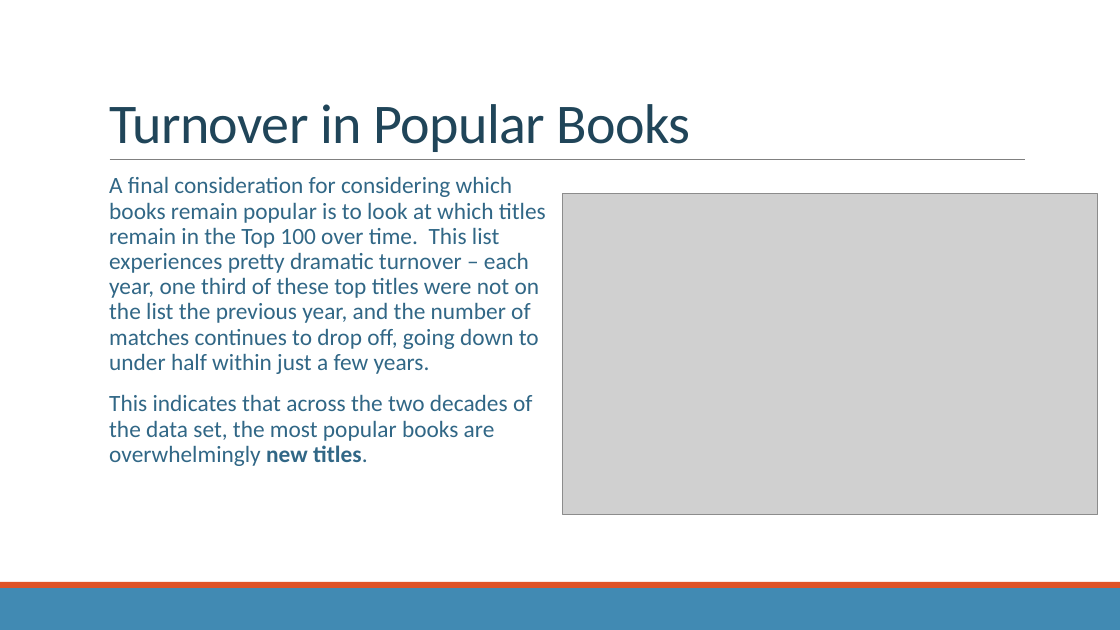
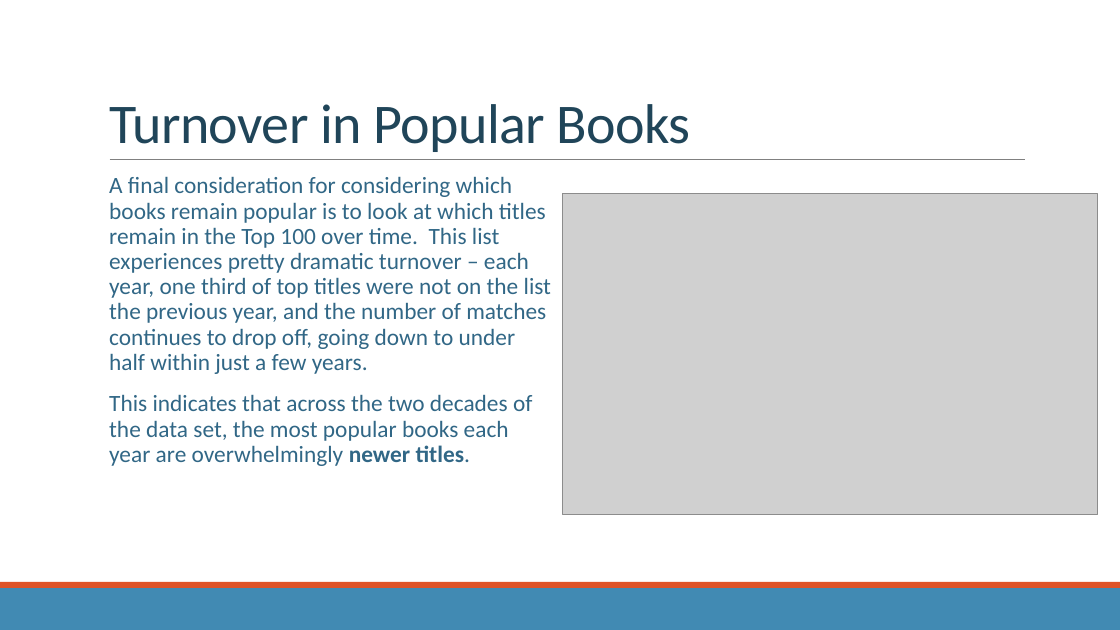
Before and after one commit to rm-pearson/NSS-capstone, a slide deck: slide 8 of presentation draft.pptx. Drawn at 1120x630 pixels with LibreOffice and Linux fonts; fonts in the diff are those of the drawing; grey boxes stand for pictures. Boxes give left, top, right and bottom in pixels: in the first picture for what was removed or moved away, otherwise in the second. Text is boxed around its words. In the diff, an @@ line names an element or a change of style, - is before the commit and + after.

```diff
--- a/presentation draft.pptx
+++ b/presentation draft.pptx
@@ text at (109,176,551,466): text changed @@
-  A final consideration for considering which books remain popular is to look at which titles remain in the Top 100 over time. This list experiences pretty dramatic turnover – each year, one third of these top titles were not on the list the previous year, and the number of matches continues to drop off, going down to under half within just a few years.
-  This indicates that across the two decades of the data set, the most popular books are overwhelmingly new titles.
+  A final consideration for considering which books remain popular is to look at which titles remain in the Top 100 over time. This list experiences pretty dramatic turnover – each year, one third of top titles were not on the list the previous year, and the number of matches continues to drop off, going down to under half within just a few years.
+  This indicates that across the two decades of the data set, the most popular books each year are overwhelmingly newer titles.
```
Also in this commit, not shown: 4 other slides changed, 2 slides added, 1 slide removed, 1 other file.
